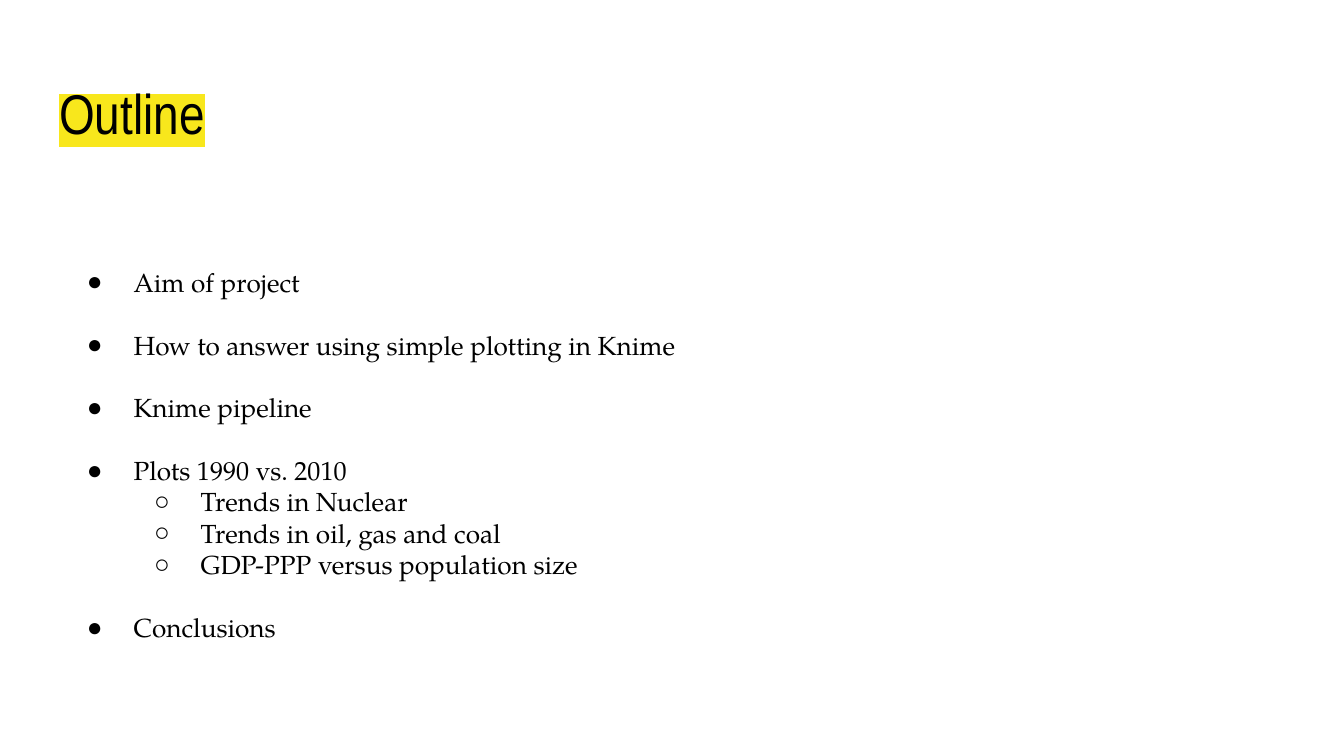
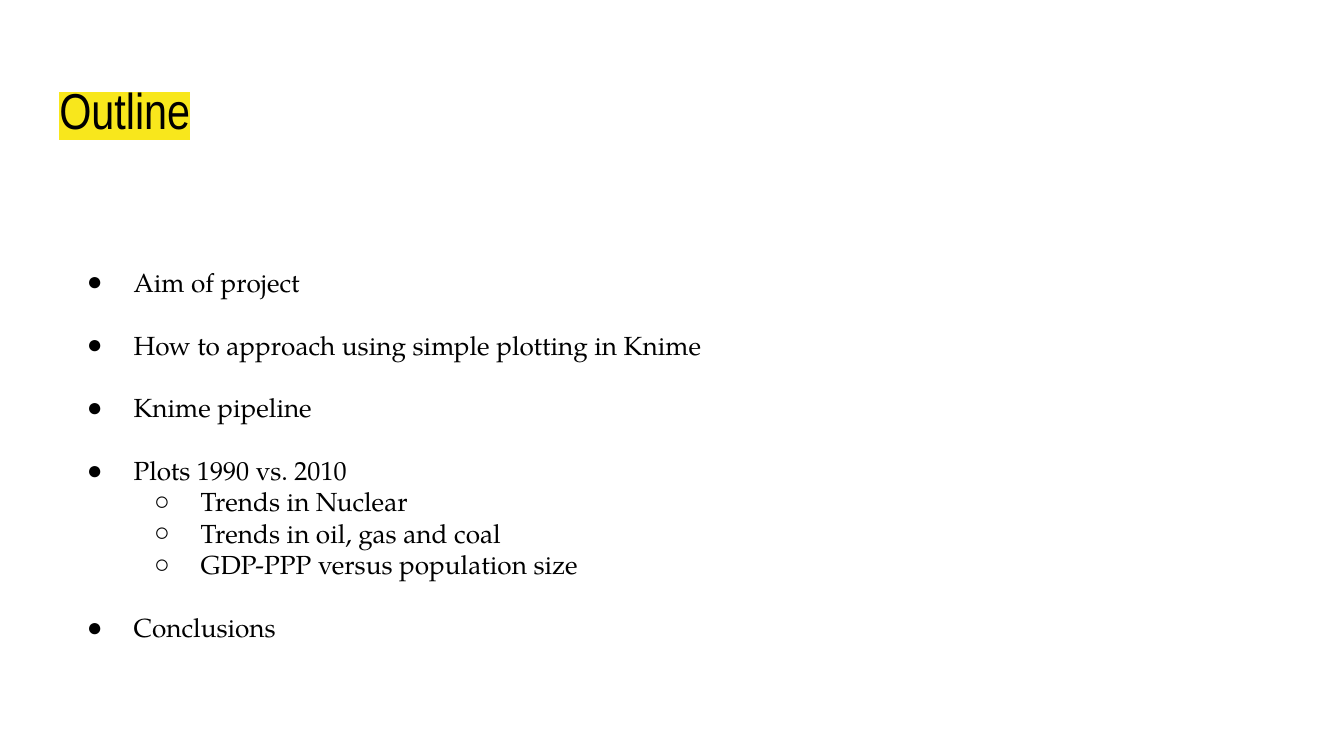
Before and after one commit to Nai-coder/DE1-Term2, a slide deck: slide 2 of Term2/Presentation/Trends in electricity production vs. Economic growth.pptx. Drawn at 1344x756 pixels with LibreOffice and Linux fonts; fonts in the diff are those of the drawing. Boxes give left, top, right and bottom in pixels: in the first picture for what was removed or moved away, otherwise in the second. Text is boxed around its words. In the diff, an @@ line names an element or a change of style, - is before the commit and + after.

```diff
--- a/Term2/Presentation/Trends in electricity production vs. Economic growth.pptx
+++ b/Term2/Presentation/Trends in electricity production vs. Economic growth.pptx
@@ title "Outline" at <box>59,88,190,130</box>: size 30 to 27 pt @@
@@ text at <box>134,336,701,363</box>: text changed @@
-● How to answer using simple plotting in Knime
+● How to approach using simple plotting in Knime
```
Also in this commit, not shown: 6 other slides changed, 1 slide added, 1 other file.
